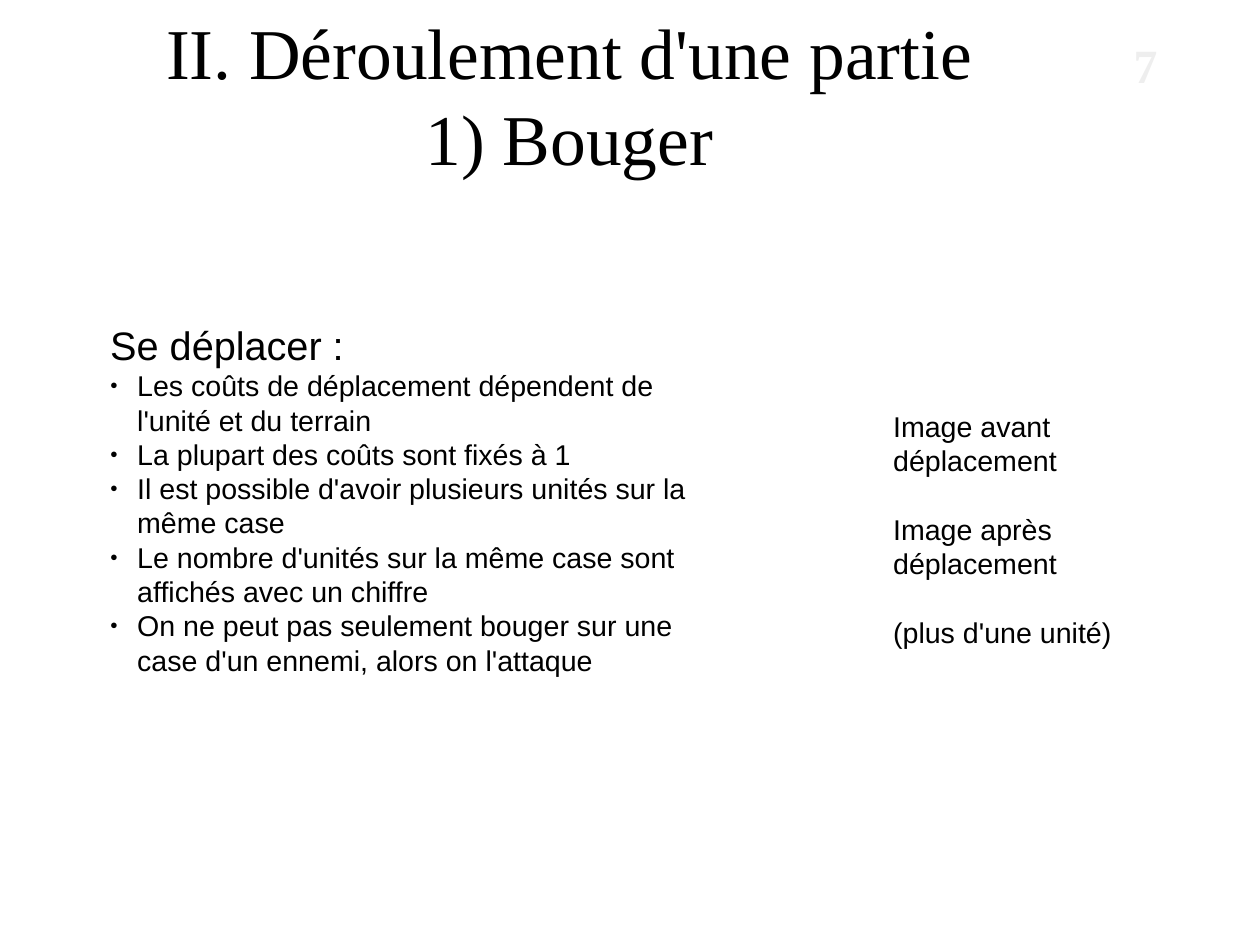
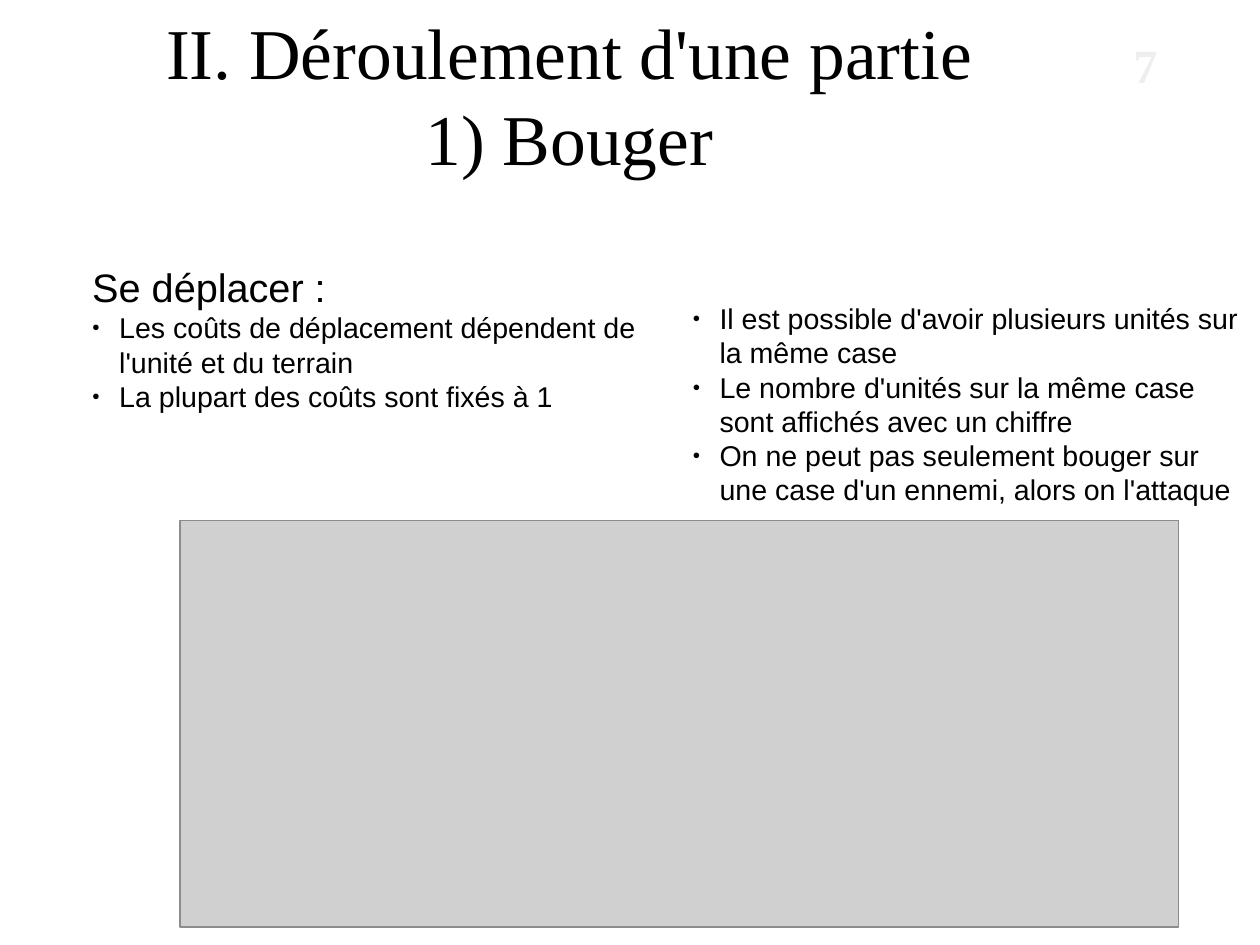
Before and after one commit to alexandreAudinot/projetPOOAudSee, a slide deck: slide 7 of Rapports/Documentation/diapo.odp. Drawn at 1260x945 pixels with LibreOffice and Linux fonts; fonts in the diff are those of the drawing; grey boxes stand for pictures; background and template pictures are left out. Boxes give left, top, right and bottom in pixels: in the first picture for what was removed or moved away, otherwise in the second. Text is boxed around its words. In the diff, an @@ line names an element or a change of style, - is before the commit and + after.

```diff
--- a/Rapports/Documentation/diapo.odp
+++ b/Rapports/Documentation/diapo.odp
@@ text "Il est possible d'avoir plusieurs ...": place and size @@
-text "Il est possible d'avoir plusieurs ..." at [110,330,685,676]
+text "Il est possible d'avoir plusieurs ..." at [720,308,1238,506]
@@ text added at [92,272,635,412], 18 pt, text #000000 @@
+Se déplacer :
+● Les coûts de déplacement dépendent de l'unité et du terrain
+● La plupart des coûts sont fixés à 1
@@ text at [110,330,653,471]: paragraphs removed @@
-Se déplacer :
-● Les coûts de déplacement dépendent de l'unité et du terrain
-● La plupart des coûts sont fixés à 1
@@ text removed at [893,417,1111,649] @@
-Image avant déplacement
-Image après déplacement
-(plus d'une unité)
@@ picture added at [180,520,1179,927] @@
```
Also in this commit, not shown: 6 other slides changed, 14 other files.
